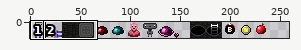
A sprite sheet gets an edit: JSGame/spritesheet.png. The first picture is a wide view before the edit; the outline marks the close-up.
Close-up. Before:
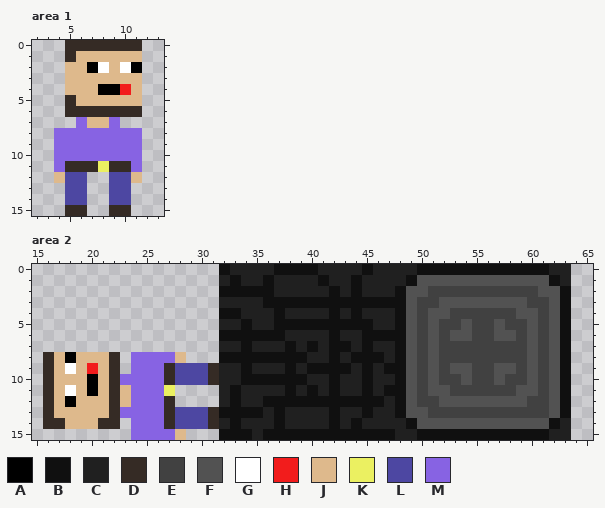
The file is 512x16 pixels. Colours within 5 levels of each other are drawn and written as one. Shown: area 1: x 2..13, y 0..15; area 2: x 15..65, y 0..15. The wide view leaves out empty margins. The commit also changed other parts of the picture, which this record leaves out.
Palette (. is transparent): A #000000  B #101010  C #202020  D #352b25  E #414141  F #525252  G #ffffff  H #f21c1c  J #deb98c  K #ebf061  L #4d47a2  M #8763e3
Pixels before, area 1, first column x 4:
 0 .DDDDDDD
 1 .DJJJJJJ
 2 .JJAGJGA
 3 .JJJJJJJ
 4 .JJJAAHJ
 5 .DJJJJJJ
 6 .DDDDDDD
 7 ..MJJM..
 8 MMMMMMMM
 9 MMMMMMMM
10 MMMMMMMM
11 MDDDKDDM
12 JLL..LLJ
13 .LL..LL.
14 .LL..LL.
15 .DD..DD.
Pixels before, area 2, first column x 16:
 0 ................BCCCCBBBBCCCCBCCCCBBBBBBBBBBBBCC
 1 ................CBCCBCCCCBCCBCCCCBFFFFFFFFFFFFBC
 2 ................BBBBBCCCCCBCBCCCBFFEEEEEEEEEEFFB
 3 ................CCCCBBBBBBBBBBBBBFEEFFFFFFFFEEFB
 4 ................BBCCCBCCCCBCBCCCBFEFFEEEEEEFFEFB
 5 ................CCBCCBBBBBBBBBCCBFEFEEFEEFEEFEFB
 6 ................BBBBBBCCCCBCCBBBBFEFEFFEEFFEFEFB
 7 ................CCBCCCBCBCBBCBCCBFEFEEEEEEEEFEFB
 8 DJAJJJD.MMMMJ...BBBBBBBBCCBCBBBCBFEFEEEEEEEEFEFB
 9 DJGJHJD.MMMDLLLDCCBCCCBCBBBBCBCBBFEFEFFEEFFEFEFB
10 DJJJAJDMMMMDLLLDCCBBBBBBCCBCCBCCBFEFEEFEEFEEFEFB
11 DJGJAJDJMMMK....CBCCCCBCBCBCCBCBBFEFFEEEEEEFFEFB
12 DJAJJJDJMMMD....CBCCBBBBBBBBBBBCBFEEFFFFFFFFEEFB
13 DJJJJJDMMMMDLLLDBBBBCBCCCCBCCBCCBFFEEEEEEEEEEEFB
14 DDJJJDD.MMMDLLLDCBCCCBCCCCBCBCCCCBFFFFFFFFFFFFBC
15 ........MMMMJ...BBBCBBBBBBBBBBBBCCBBBBBBBBBBBBCC
After the commit:
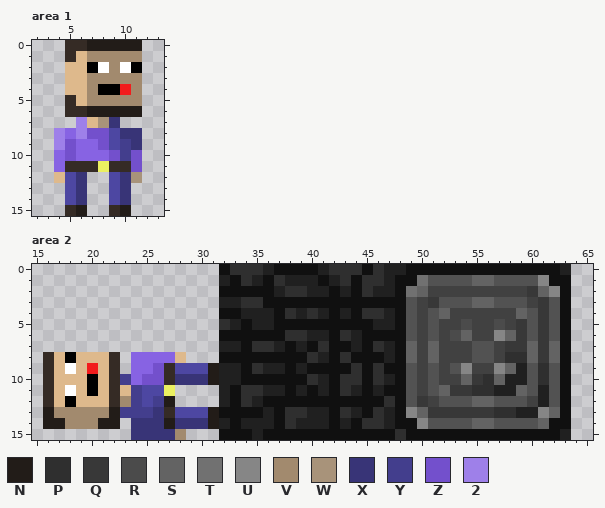
Colours new in this view: N #221c18  P #2f2f2f  Q #383838  R #4b4b4b  S #636363  T #717171  U #868686  V #a28a6e  W #a8937a  X #383477  Y #433e8d  Z #7350cc  2 #9e80e9
Difference:
Changed rows in their new state; - is an unchanged pixel.
Area 1:
first column x 4:
 0 ---NNNNN
 1 ---VVVVV
 2 -----V--
 3 ---VVVVV
 4 ---V---V
 5 ---VVVVV
 6 ---NNNNN
 7 --2-WX--
 8 2-2ZZLXX
 9 2Z--ZLYX
10 -Z---ZYZ
11 -------Z
12 --X---XW
13 --X---X-
14 --X---X-
15 --N---N-
Area 2:
first column x 16:
 0 -----------------PPP------PPP-P--B------------B-
 1 ------------------P--P-----P-PP-B-T----SS----U-B
 2 ----------------------PP-----P---TS---------QSU-
 3 ------------------PP---------------Q---SS----Q--
 4 ----------------------P-P----PP-----S------S-Q--
 5 ----------------P---------------------R--R-Q-Q--
 6 ----------------------PP---P---------RS--USQ-Q--
 7 -------------------PP----P----P--S-S---FF-QQSQS-
 8 ------------------------P--P-----S-S---FF-PPSQS-
 9 ----------Z----N---P--------P-P-------U--USC-P--
10 -------Y-ZZ-XXXN--------P--PP-P-------SQPSCC-P--
11 --------YLL-------PP-------P--------SQQPPCCS-C--
12 -------VYLYN------P------------P--Q----SS----C--
13 NVVVVVNYYYX----N------PP---P--P--USQQQQQQPPCCUS-
14 NNVVVNN-XXXNXXXN------P------PP-B-U----SS----S-B
15 --------XXXXV-------------------PB------------B-
